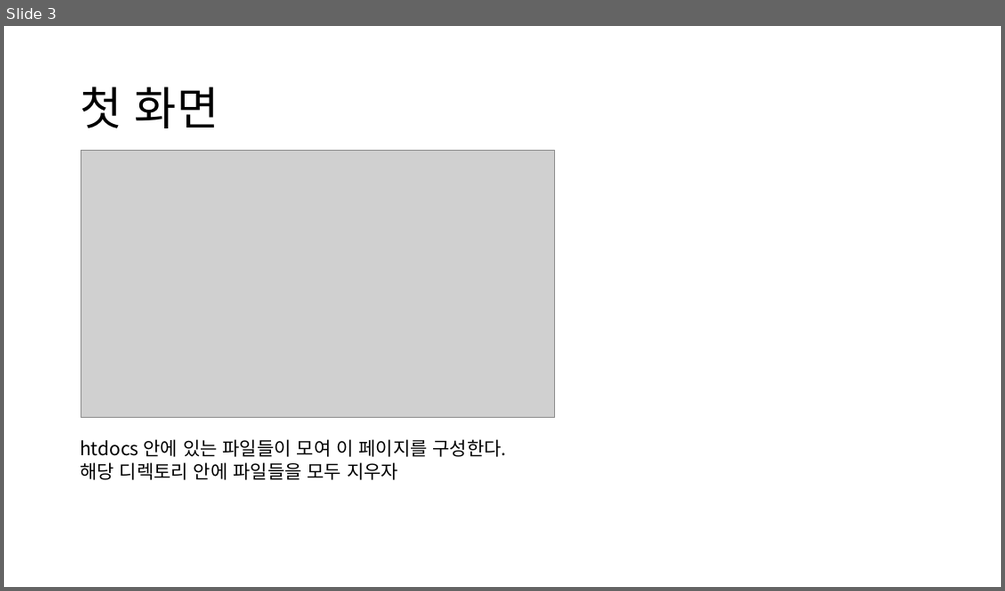
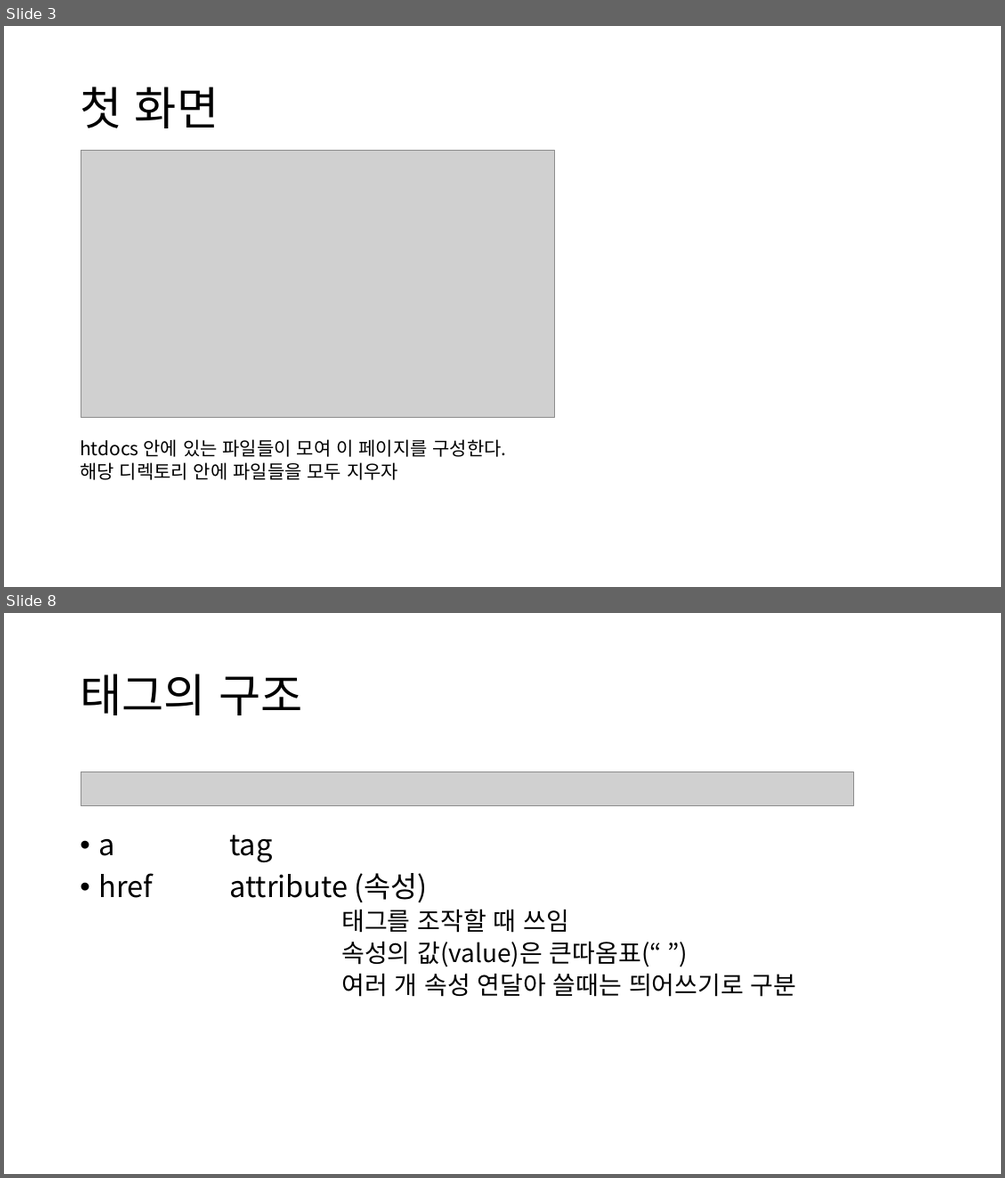
Before and after one commit to GNUCSAssistants/2021webprogramming, a slide deck: 수업/ppt/2. HTML.pptx. Shown one above the other, each under a label of ours: slide 3 before the commit, slides 3 and 8 after it; the slides between them are not shown. The pictures are 1005x591 and 1005x1178 pixels, drawn with LibreOffice and Linux fonts; fonts in the diff are those of the drawing; grey boxes stand for pictures. Boxes give left, top, right and bottom in pixels: in the first picture for what was removed or moved away, otherwise in the second. Text is boxed around its words. In the diff, an @@ line names an element or a change of style, - is before the commit and + after.

```diff
--- a/수업/ppt/2. HTML.pptx
+++ b/수업/ppt/2. HTML.pptx
@@ slide 8 added at box(4, 613, 1001, 1174), background #FFFFFF @@
@@ title added at box(80, 674, 302, 715), 44 pt, text #000000 @@
+태그의 구조
@@ picture added at box(81, 771, 853, 806) @@
@@ text added at box(98, 835, 797, 997), 24 pt, text #000000 @@
+• a tag
+• href attribute (속성)
+  태그를 조작할 때 쓰임
+  속성의 값(value)은 큰따옴표(“ ”)
+  여러 개 속성 연달아 쓸때는 띄어쓰기로 구분
```
Also in this commit, not shown: 2 slides changed, 13 other slides added, 8 other files.
